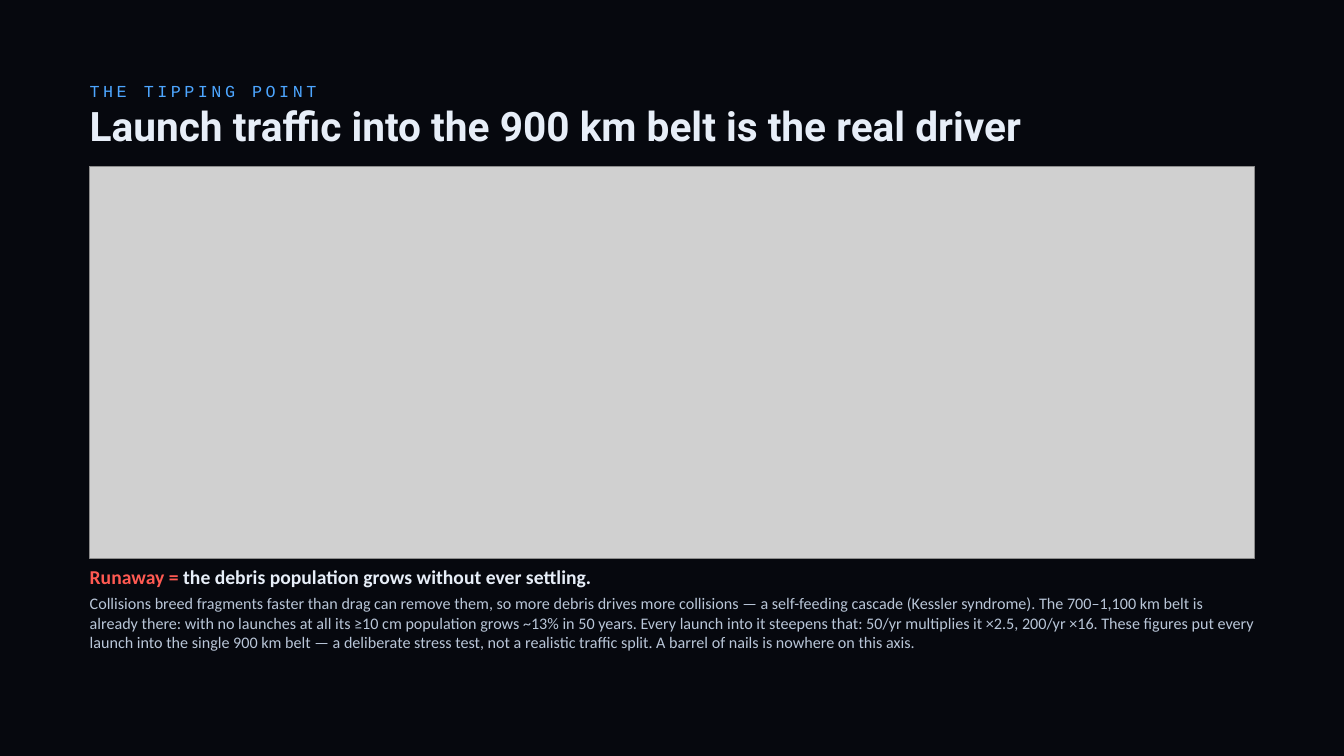
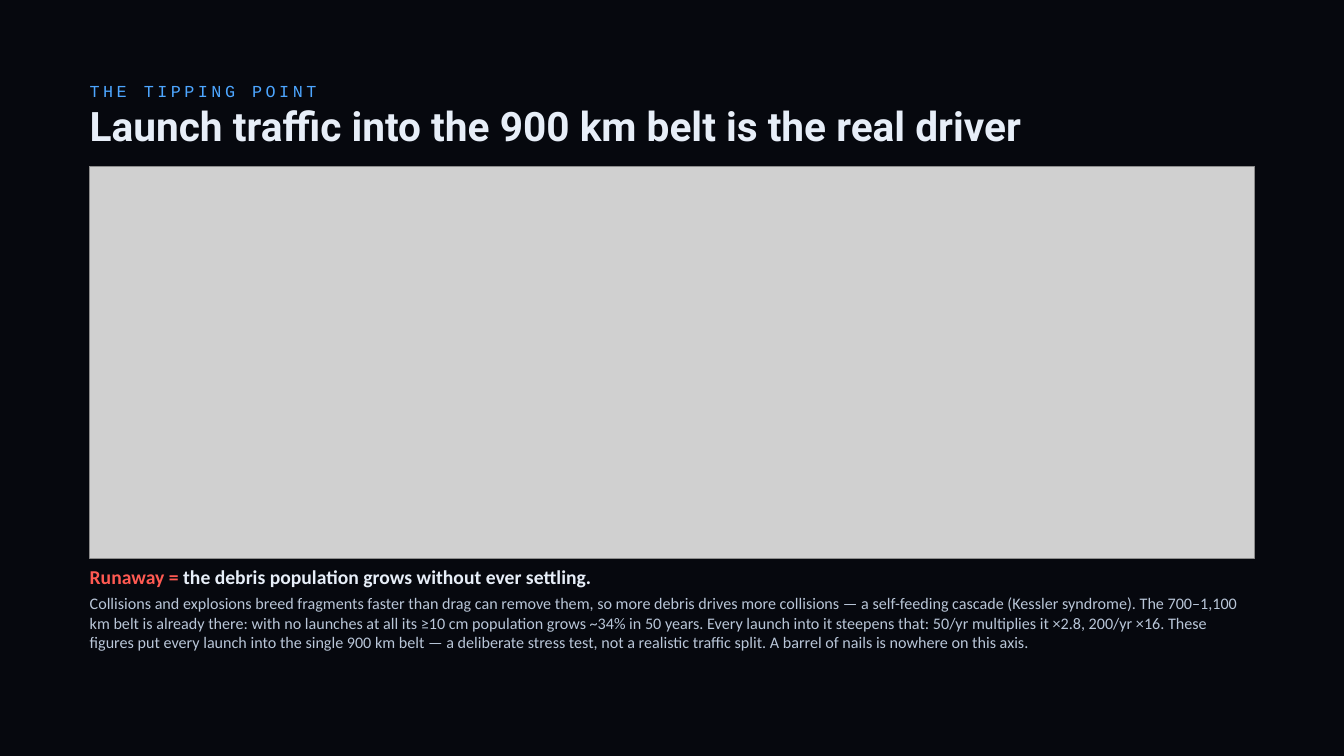
Before and after one commit to TimKadyrov/DebrisCascade, a slide deck: slide 14 of Barrel of Nails — Kessler Study.pptx. Drawn at 1344x756 pixels with LibreOffice and Linux fonts; fonts in the diff are those of the drawing; grey boxes stand for pictures. Boxes give left, top, right and bottom in pixels: in the first picture for what was removed or moved away, otherwise in the second. Text is boxed around its words. In the diff, an @@ line names an element or a change of style, - is before the commit and + after.

```diff
--- a/Barrel of Nails — Kessler Study.pptx
+++ b/Barrel of Nails — Kessler Study.pptx
@@ text at [90, 597, 1237, 651]: text changed @@
-Collisions breed fragments faster than drag can remove them, so more debris drives more collisions — a self-feeding cascade (Kessler syndrome). The 700–1,100 km belt is already there: with no launches at all its ≥10 cm population grows ~13% in 50 years. Every launch into it steepens that: 50/yr multiplies it ×2.5, 200/yr ×16. These figures put every launch into the single 900 km belt — a deliberate stress test, not a realistic traffic split. A barrel of nails is nowhere on this axis.
+Collisions and explosions breed fragments faster than drag can remove them, so more debris drives more collisions — a self-feeding cascade (Kessler syndrome). The 700–1,100 km belt is already there: with no launches at all its ≥10 cm population grows ~34% in 50 years. Every launch into it steepens that: 50/yr multiplies it ×2.8, 200/yr ×16. These figures put every launch into the single 900 km belt — a deliberate stress test, not a realistic traffic split. A barrel of nails is nowhere on this axis.
```
Also in this commit, not shown: 5 other slides changed, 5 other files.
